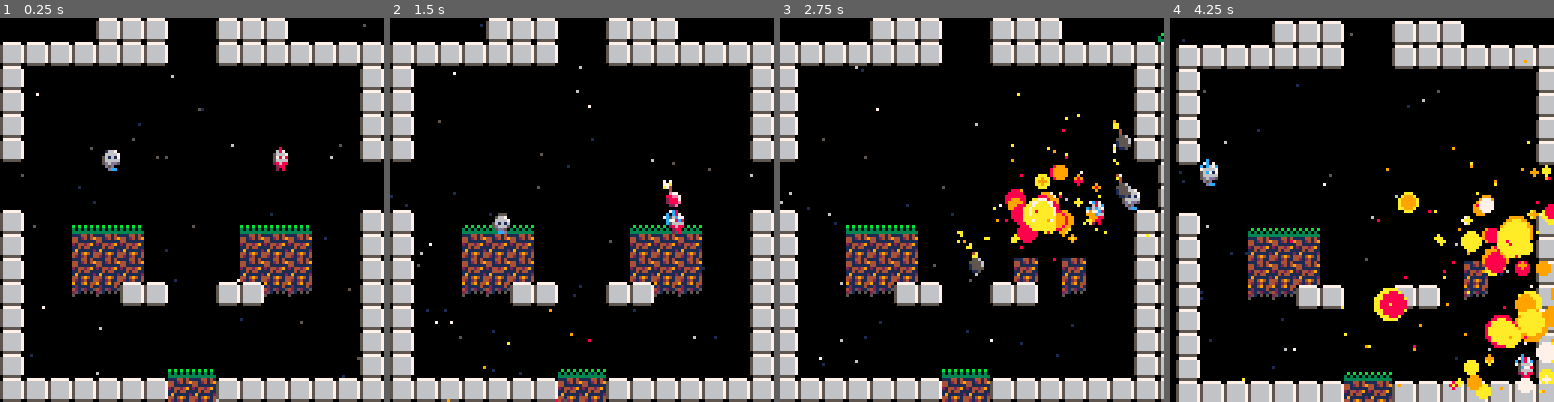
Above: before the commit, frames 1-4 (left to right).
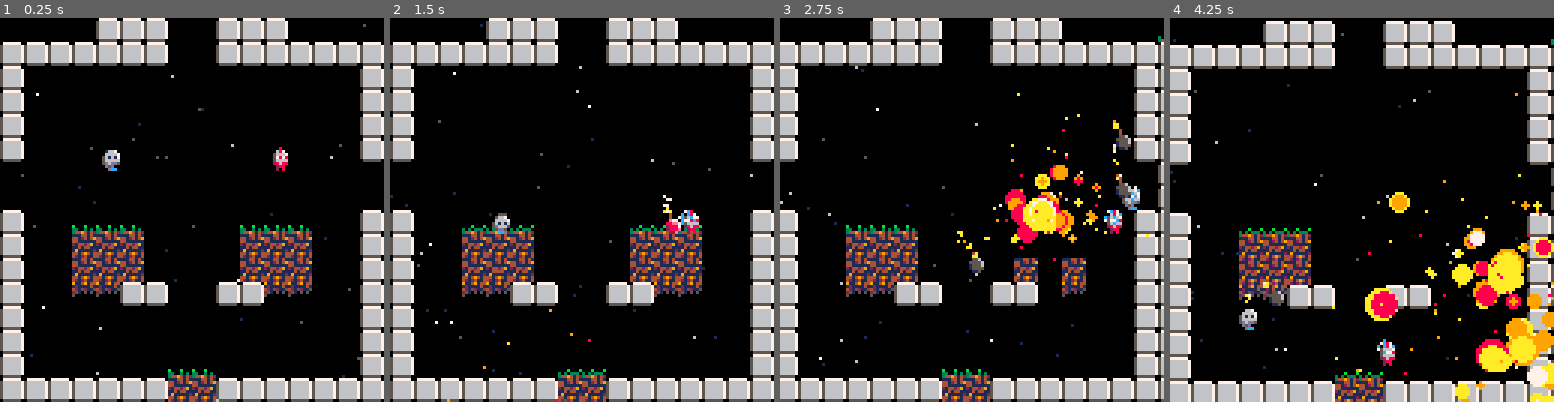
Above: after the commit, the same moments.

Repository: lkingsford/pico8-projects
Game: PICO-8 cartridge plat1.p8
Same seed, same stepped clock (60 frames per second), same inputs: the game is played once before the commit and once after it.
Inputs:
- Up to frame 1 (0.25 s): no input
- Up to frame 2 (1.5 s): tap X (X key) at 0.33, 1.07 s; tap O (Z key) at 0.7 s
- Up to frame 3 (2.75 s): hold Right 1.6-2.1 s; tap O (Z key) at 1.7, 2.1, 2.5 s; tap X (X key) at 1.85 s; hold Up 2.15-2.42 s; hold Right from 2.47 s (still down)
- Up to frame 4 (4.25 s): tap O (Z key) every 0.4 s from 2.9 to 4.1 s; tap X (X key) at 2.97, 4.08 s; release Right at 3.03 s; hold Left 3.08-3.58 s; hold Down 3.63-3.97 s; hold Right from 4.02 s (still down)

The runs differ from the first frame. In frame 1, 0.5% of the frame differs, in the area x 19-82%, y 53-94%; in frame 2, 1.0%; in frame 3, 0.8%; in frame 4, 26%, in the area x 0-100%, y 0-100%.

Commit message:
Fix to hit by bomb, added sound, changed game name?

Diff:
--- a/plat1.p8
+++ b/plat1.p8
@@ -1,7 +1,7 @@
 pico-8 cartridge // http://www.pico-8.com
 version 32
 __lua__
--- mr pillow
+-- pillogrim's duel
 -- lachlan kingsford
 
 function _draw()
@@ -230,6 +230,9 @@
 						i.knocked += 20
 						a.dx = 0
 						a.dy = 0
+						a.recent_thrower = i
+						a.throw_time = 45
+						sfx(5)
 					end
 				end
 			end
@@ -660,9 +663,9 @@
 00700700000000000066667000566700000000000000000000000000000000005666666744111111000000000000000000000000000000000000000000000000
 00077000000000000561617000666670000000000000000000000000000000005666666721442491000000000000000000000000000000000000000000000000
 00077000000000000566666005616160000000000000000000000000000000005666666711414411000000000000000000000000000000000000000000000000
-007007000000000005d6dd5005d66650000000000000000000000000000000005666666719111112b0b0b0b00b0b0b0b00000000000000000000000000000000
-000000000000000000d5d000005dd500000000000000000000000000000000005666666744149414303030303030303000000000000000000000000000000000
-0000000000000000000dcc00000ccd00000000000000000000000000000000000555555042124114333333333333333300000000000000000000000000000000
+007007000000000005d6dd5005d66650000000000000000000000000000000005666666719111112b000b000000b000b00000000000000000000000000000000
+000000000000000000d5d000005dd500000000000000000000000000000000005666666744149414330030303030333000000000000000000000000000000000
+0000000000000000000dcc00000ccd00000000000000000000000000000000000555555042124114344941423449414200000000000000000000000000000000
 00000000000000000000800000000000000000000000000000000000000000000000000091149144000000000000000000000000000000000000000000000000
 00000000000000000006870000008000000000000000000000000000000000000000000012111141000000000000000000000000000000000000000000000000
 00000000000000000056667000068700000000000000000000000000000000000000000042152115000000000000000000000000000000000000000000000000
Not shown, changed: the sound effects (__sfx__) section of plat1.p8
